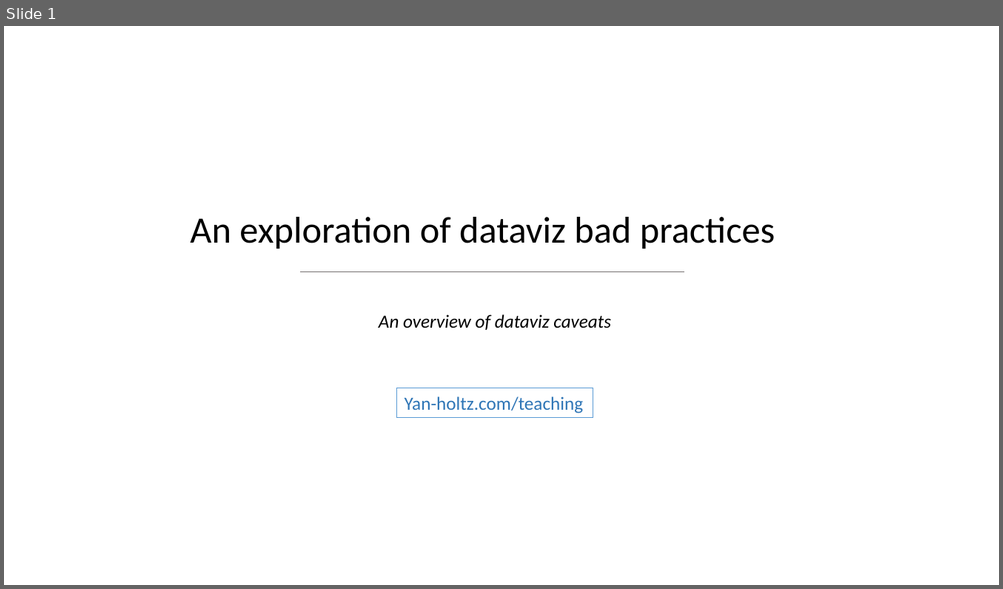
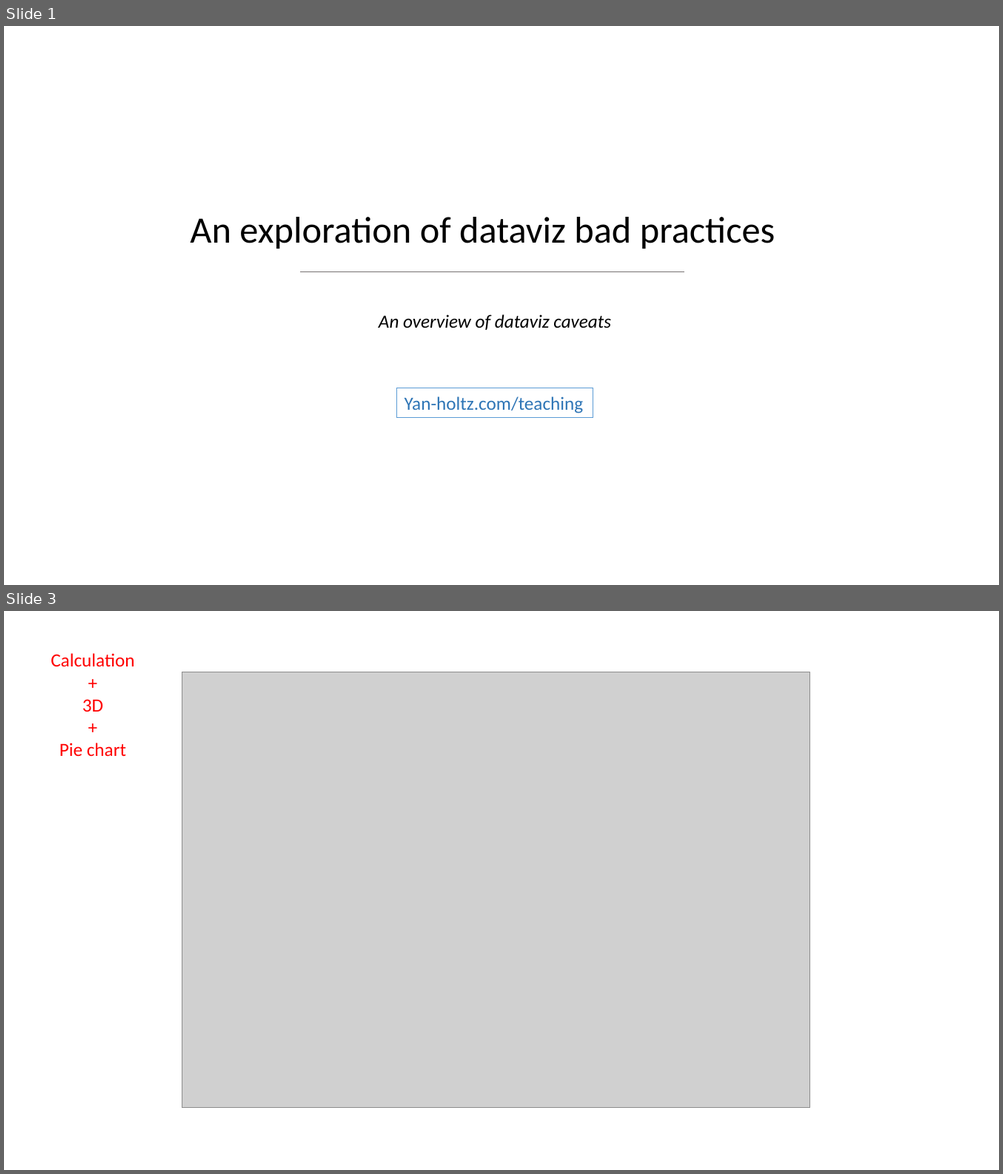
Before and after one commit to holtzy/Teaching, a slide deck: Dataviz_Caveats.pptx. Shown one above the other, each under a label of ours: slide 1 before the commit, slides 1 and 3 after it; the slides between them are not shown. The pictures are 1003x589 and 1003x1174 pixels, drawn with LibreOffice and Linux fonts; fonts in the diff are those of the drawing; grey boxes stand for pictures; background and template pictures are left out. Boxes give left, top, right and bottom in pixels: in the first picture for what was removed or moved away, otherwise in the second. Text is boxed around its words. In the diff, an @@ line names an element or a change of style, - is before the commit and + after.

```diff
--- a/Dataviz_Caveats.pptx
+++ b/Dataviz_Caveats.pptx
@@ slide 3 added at (4,611,999,1170), background #FFFFFF @@
@@ text added at (51,653,134,756), 18 pt, text #FF0000 @@
+Calculation
++
+3D
++
+Pie chart
@@ picture added at (182,672,810,1109) @@
```
Also in this commit, not shown: 1 slide changed, 28 other slides added, 2 slides removed, 1 other file.
